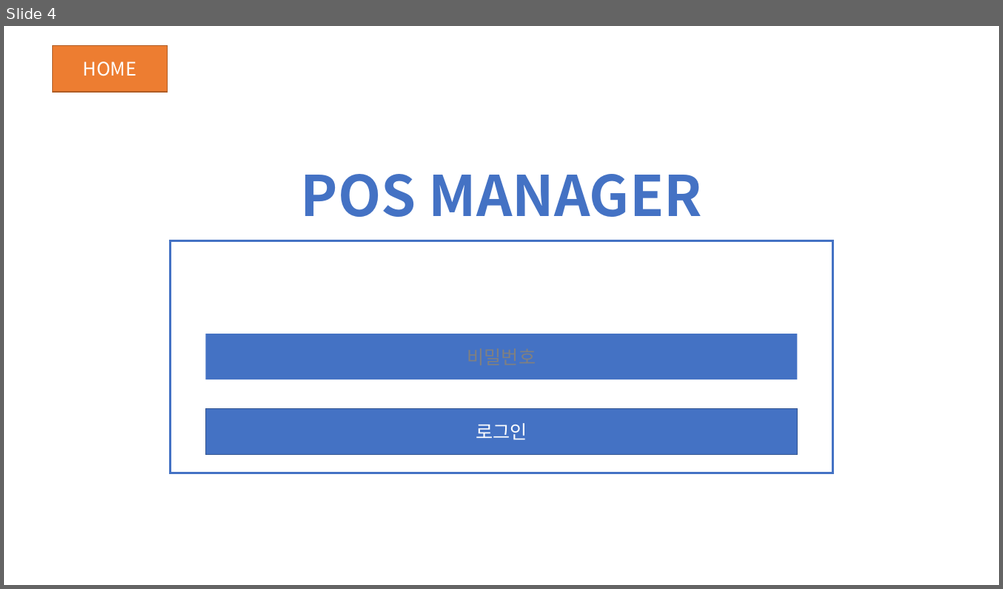
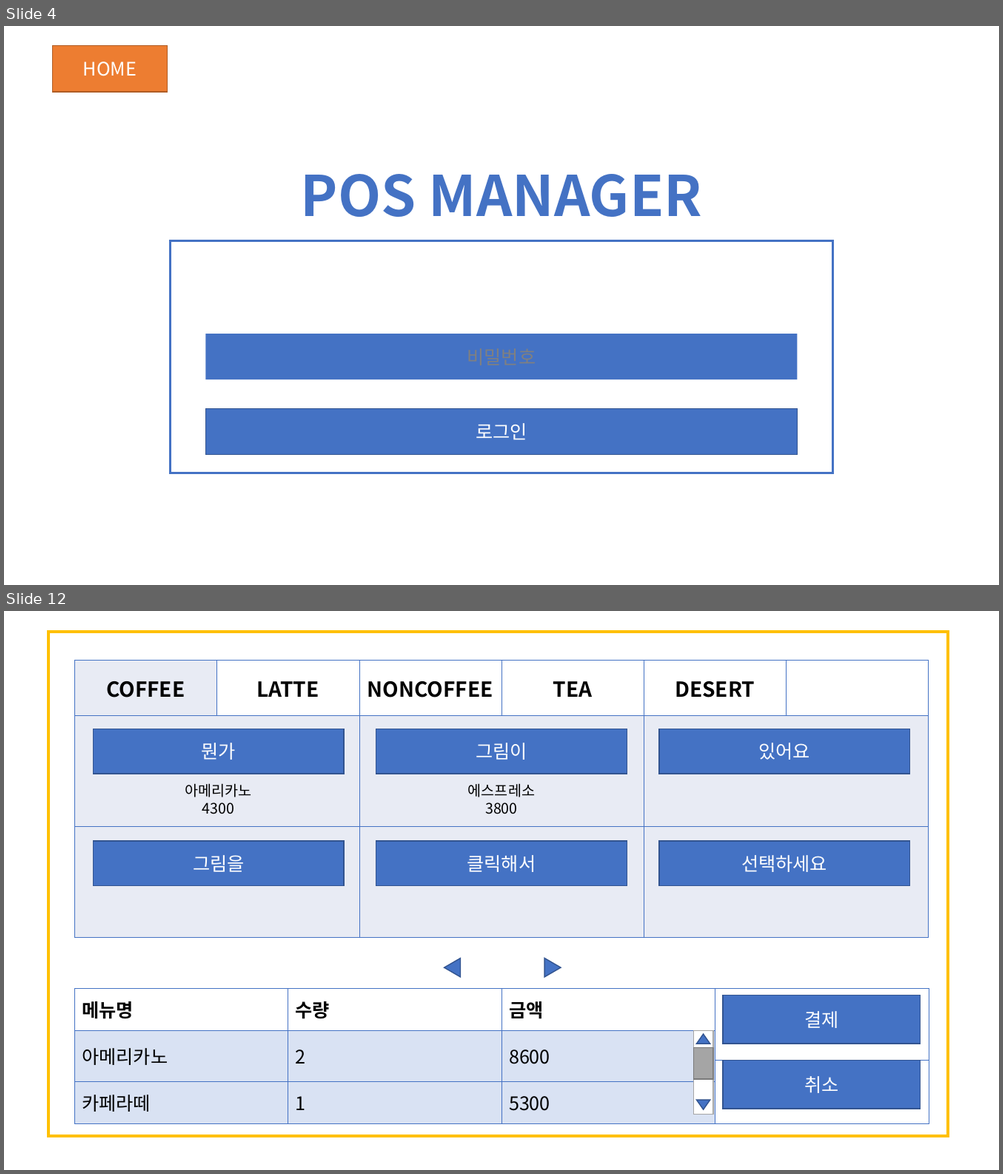
Before and after one commit to JinSolKwon/cafeKiosk, a slide deck: design/키오스크 UI.pptx. Shown one above the other, each under a label of ours: slide 4 before the commit, slides 4 and 12 after it; the slides between them are not shown. The pictures are 1003x589 and 1003x1174 pixels, drawn with LibreOffice and Linux fonts; fonts in the diff are those of the drawing. Boxes give left, top, right and bottom in pixels: in the first picture for what was removed or moved away, otherwise in the second. Text is boxed around its words. In the diff, an @@ line names an element or a change of style, - is before the commit and + after.

```diff
--- a/design/키오스크 UI.pptx
+++ b/design/키오스크 UI.pptx
@@ slide 12 added at (4,611,999,1170), background #FFFFFF @@
@@ rectangle added at (48,632,948,1136), fill #FFFFFF, outline #FFC000 3 pt @@
@@ table added at (74,660,929,938), 3 rows, 6 columns @@
+COFFEE | LATTE | NONCOFFEE | TEA | DESERT | 
+ |  |  |  |  | 
+ |  |  |  |  | 
@@ rectangle added at (93,729,344,774), fill #4472C4, outline #325491 1 pt, 18 pt, text #FFFFFF @@
+뭔가
@@ rectangle added at (376,729,627,774), fill #4472C4, outline #325491 1 pt, 18 pt, text #FFFFFF @@
+그림이
@@ rectangle added at (659,729,910,774), fill #4472C4, outline #325491 1 pt, 18 pt, text #FFFFFF @@
+있어요
@@ text added at (185,783,252,815), 14 pt, text #000000 @@
+아메리카노
+4300
@@ text added at (468,783,535,815), 14 pt, text #000000 @@
+에스프레소
+3800
@@ rectangle added at (93,841,344,886), fill #4472C4, outline #325491 1 pt, 18 pt, text #FFFFFF @@
+그림을
@@ rectangle added at (376,841,627,886), fill #4472C4, outline #325491 1 pt, 18 pt, text #FFFFFF @@
+클릭해서
@@ rectangle added at (659,841,910,886), fill #4472C4, outline #325491 1 pt, 18 pt, text #FFFFFF @@
+선택하세요
@@ triangle added at (444,958,461,977), fill #4472C4, outline #325491 1 pt @@
@@ triangle added at (544,958,561,977), fill #4472C4, outline #325491 1 pt @@
@@ table added at (74,988,928,1116), 4 rows, 4 columns @@
+메뉴명 | 수량 | 금액 | 
+아메리카노 | 2 | 8600 | 
+ |  |  | 
+카페라떼 | 1 | 5300 | 
@@ rectangle added at (723,995,919,1044), fill #4472C4, outline #325491 1 pt, 18 pt, text #FFFFFF @@
+결제
@@ group added at (694,1031,713,1115): 2 rectangles, 2 triangles @@
@@ rectangle added at (723,1061,919,1110), fill #4472C4, outline #325491 1 pt, 18 pt, text #FFFFFF @@
+취소
```
Also in this commit, not shown: 3 slides changed, 9 other slides added, 1 slide removed, 3 other files.
